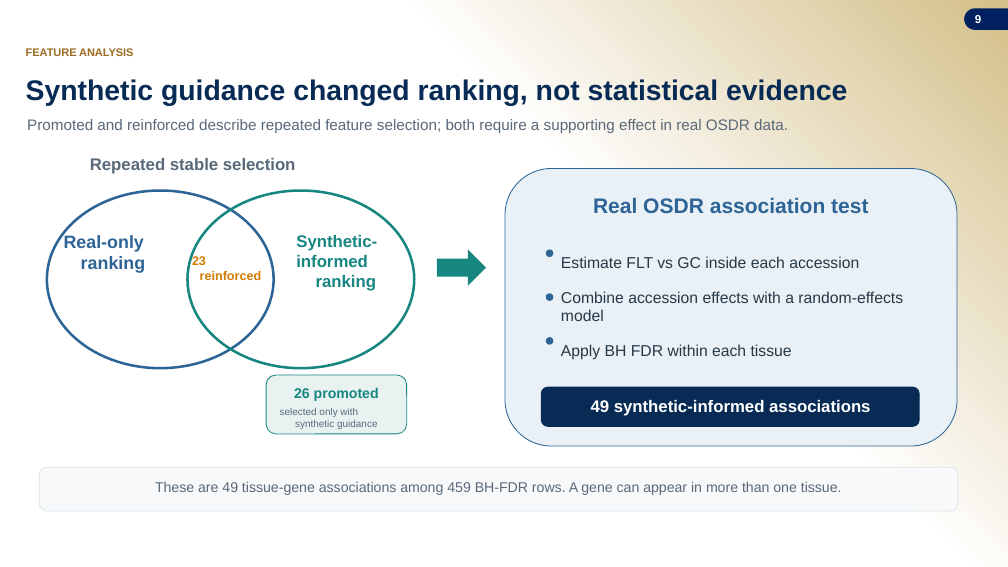
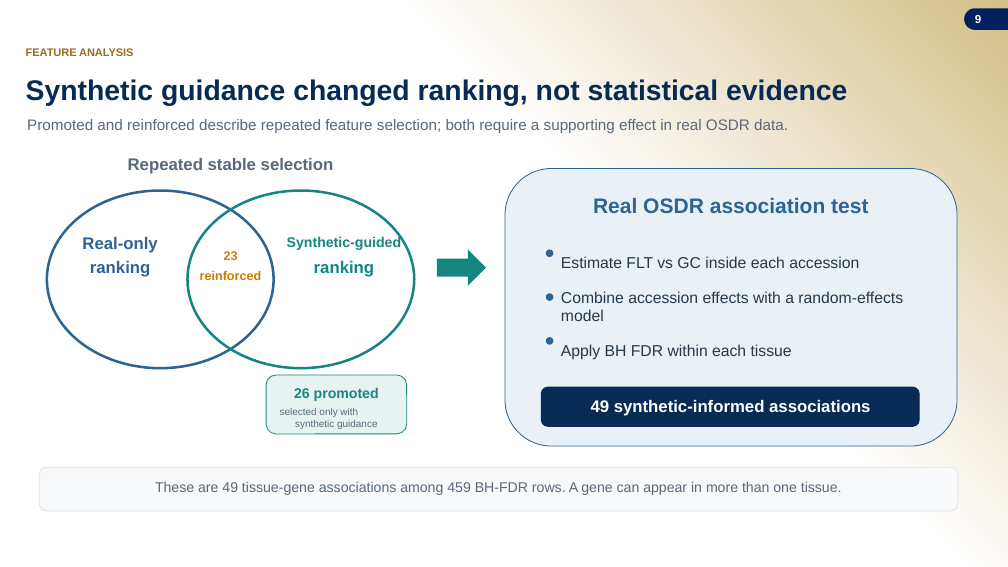
Before and after one commit to jasont314/nasa-mouse, a slide deck: slide 9 of presentation/SLSTP_2026_Generative_Transcriptomics.pptx. Drawn at 1008x567 pixels with LibreOffice and Linux fonts; fonts in the diff are those of the drawing; background and template pictures are left out. Boxes give left, top, right and bottom in pixels: in the first picture for what was removed or moved away, otherwise in the second. Text is boxed around its words. In the diff, an @@ line names an element or a change of style, - is before the commit and + after.

Commit message:
Align slide 9 Venn labels

```diff
--- a/presentation/SLSTP_2026_Generative_Transcriptomics.pptx
+++ b/presentation/SLSTP_2026_Generative_Transcriptomics.pptx
@@ text "Repeated stable selection": place and size @@
-text "Repeated stable selection" at [90,158,296,174]
+text "Repeated stable selection" at [128,158,334,174]
@@ text at [82,237,157,253]: text changed; size 17 to 16 pt @@
-Real-only
-ranking
+Real-only
@@ text added at [287,235,401,250], 13.5 pt, text #178681, bold @@
+Synthetic-guided
@@ text added at [90,261,150,277], 16 pt, text #2D6496, bold @@
+ranking
@@ text added at [224,251,238,260], 12 pt, text #D37B00, bold @@
+23
@@ text at [314,261,374,277]: text changed @@
-Synthetic-informed
-ranking
+ranking
@@ text at [200,271,261,280]: text changed @@
-23
-reinforced
+reinforced
```
Also in this commit, not shown: 2 other files.
